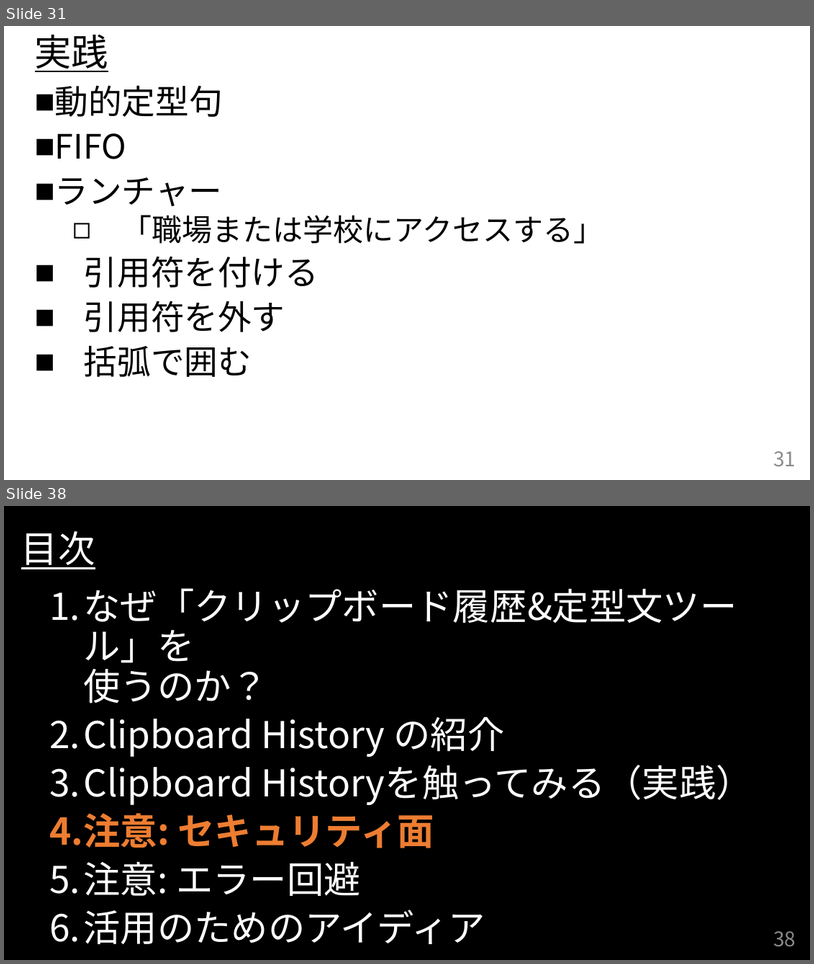
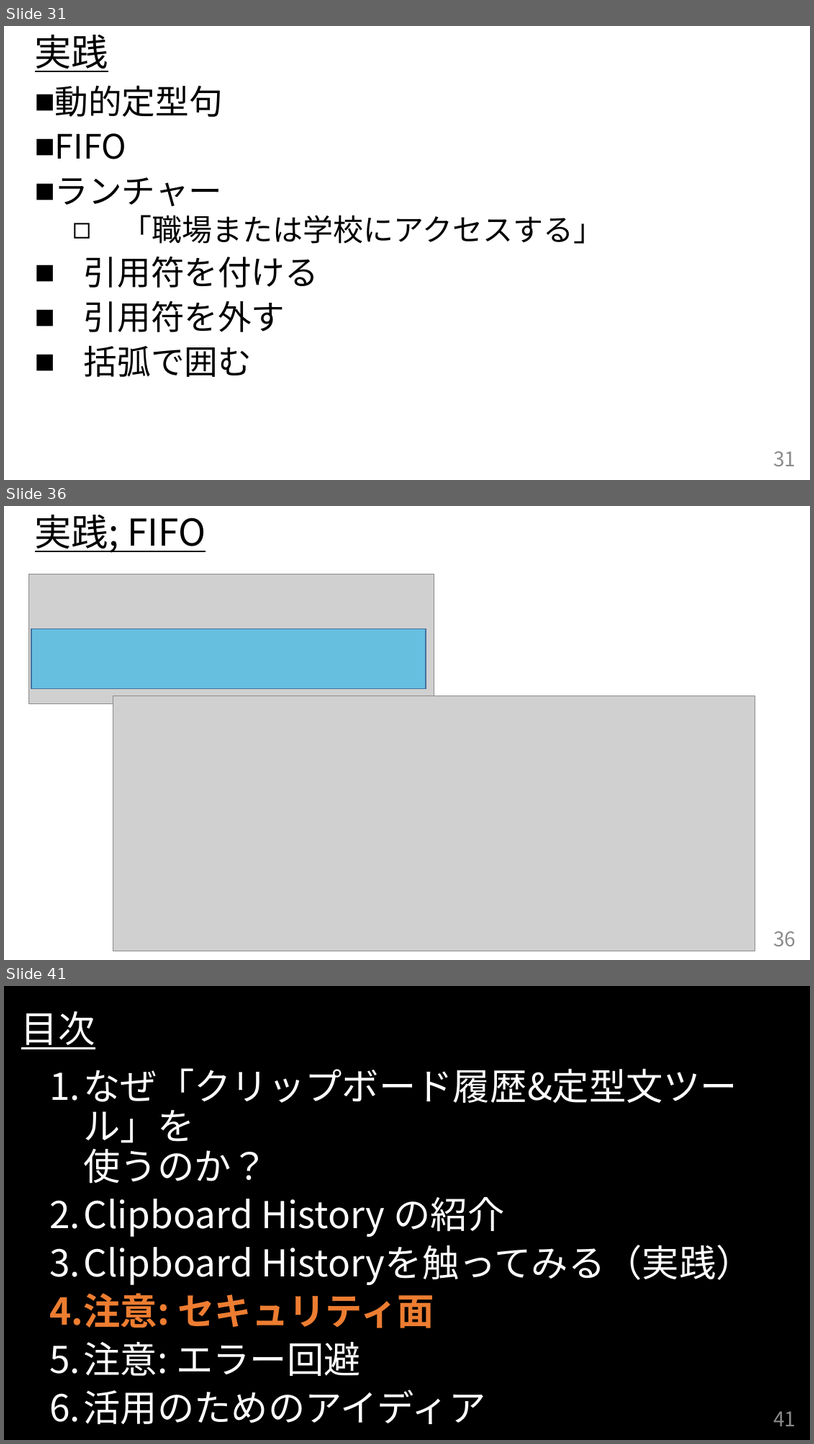
Before and after one commit to HAYAKAWATuyosi/-, a slide deck: ClipboardHistory/ClipboardHistoryのご紹介.pptx. Shown one above the other, each under a label of ours: slides 31 and 38 before the commit, slides 31, 36 and 41 after it; the slides between them are not shown. The pictures are 814x964 and 814x1444 pixels, drawn with LibreOffice and Linux fonts; fonts in the diff are those of the drawing; grey boxes stand for pictures. Boxes give left, top, right and bottom in pixels: in the first picture for what was removed or moved away, otherwise in the second. Text is boxed around its words. In the diff, an @@ line names an element or a change of style, - is before the commit and + after.

```diff
--- a/ClipboardHistory/ClipboardHistoryのご紹介.pptx
+++ b/ClipboardHistory/ClipboardHistoryのご紹介.pptx
@@ slide 36 added at <box>4,506,810,960</box>, background #FFFFFF @@
@@ title added at <box>35,515,206,553</box>, 44 pt, text #000000, underline @@
+実践; FIFO
@@ picture added at <box>28,574,434,704</box> @@
@@ rectangle added at <box>31,629,426,688</box>, fill #00B0F0 at 50% opacity, outline #43739E 1 pt @@
@@ picture added at <box>113,695,756,951</box> @@
@@ page number added at <box>774,931,796,946</box>, 24 pt, text #8C8C8C @@
+36
@@ what was slide 38 is now slide 41 @@
@@ page number at <box>774,1411,796,1426</box>: text changed @@
-38
+41
```
Also in this commit, not shown: 10 slides changed, 2 other slides added, 1 other file.
